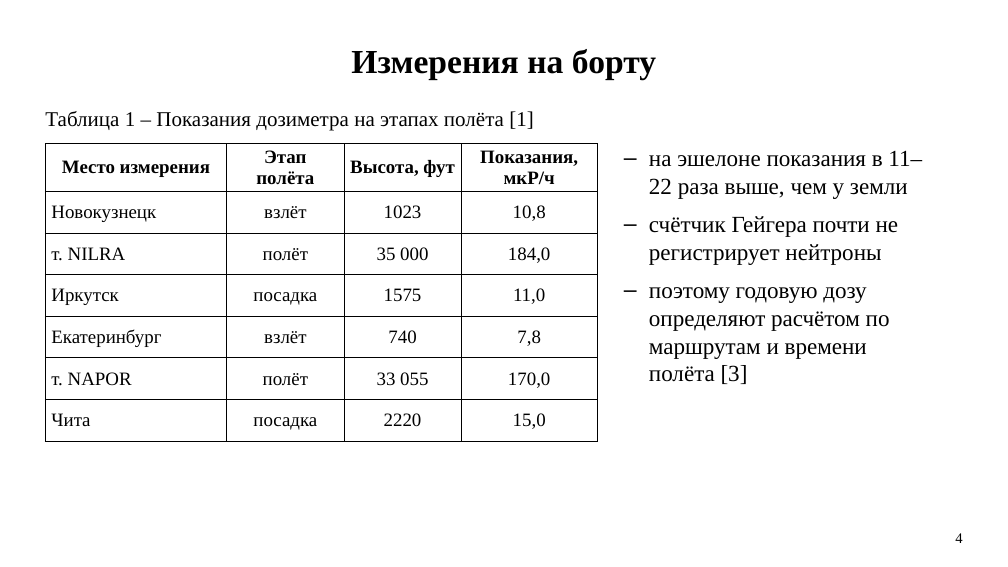
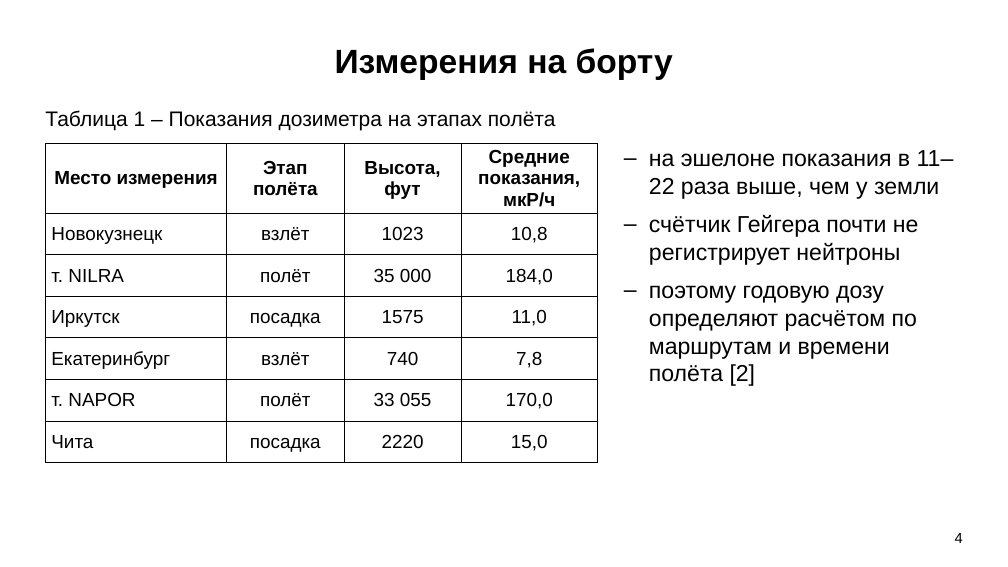
Before and after one commit to fintipluh1/rexy, a slide deck: slide 4 of Доклад_по_ГОСТ.pptx. Drawn at 1008x567 pixels with LibreOffice and Linux fonts; fonts in the diff are those of the drawing; background and template pictures are left out. Boxes give left, top, right and bottom in pixels: in the first picture for what was removed or moved away, otherwise in the second. Text is boxed around its words. In the diff, an @@ line names an element or a change of style, - is before the commit and + after.

```diff
--- a/Доклад_по_ГОСТ.pptx
+++ b/Доклад_по_ГОСТ.pptx
@@ title "Измерения на борту" at (335, 48, 673, 80): font Times New Roman to Arial @@
@@ text at (45, 110, 556, 131): text changed; font Times New Roman to Arial @@
-Таблица 1 – Показания дозиметра на этапах полёта [1]
+Таблица 1 – Показания дозиметра на этапах полёта
@@ table at (45, 144, 597, 456) @@
-row 1, column 4: Показания, мкР/ч
+row 1, column 4: Средние показания, мкР/ч
@@ font Times New Roman to Arial in "Место измерения", "Этап полёта", "Высота, фут", "Новокузнецк" and 23 more places @@
@@ text at (649, 150, 954, 265): font Times New Roman to Arial in "на эшелоне показания в 11–22 раза выше, ...", "счётчик Гейгера почти не регистрирует нейтроны" @@
@@ text at (649, 285, 917, 386): text changed; font Times New Roman to Arial @@
-– поэтому годовую дозу определяют расчётом по маршрутам и времени полёта [3]
+– поэтому годовую дозу определяют расчётом по маршрутам и времени полёта [2]
@@ page number at (955, 533, 963, 543): font Times New Roman to Arial @@
```
Also in this commit, not shown: 15 other slides changed, 3 other files.
